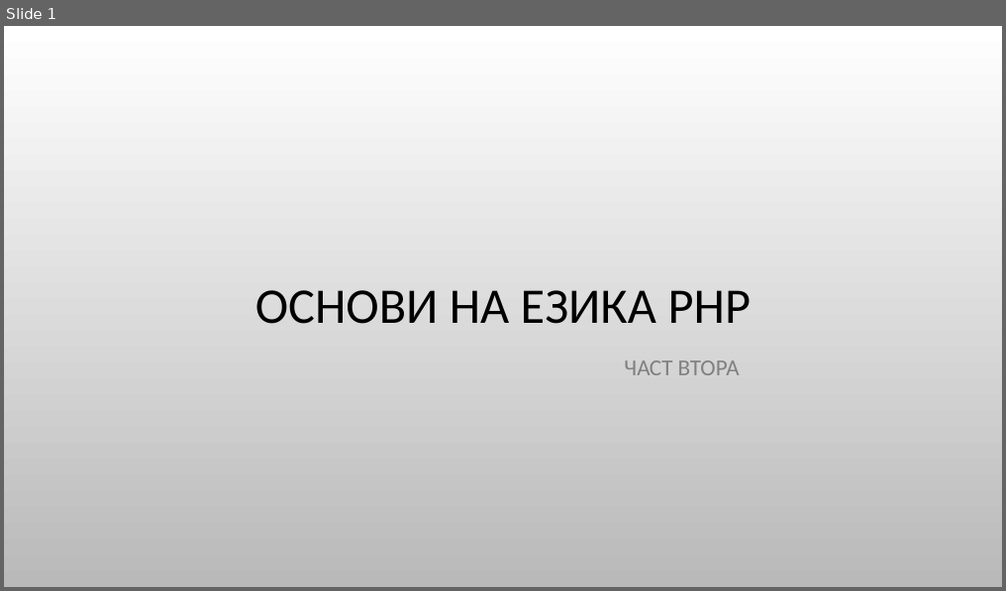
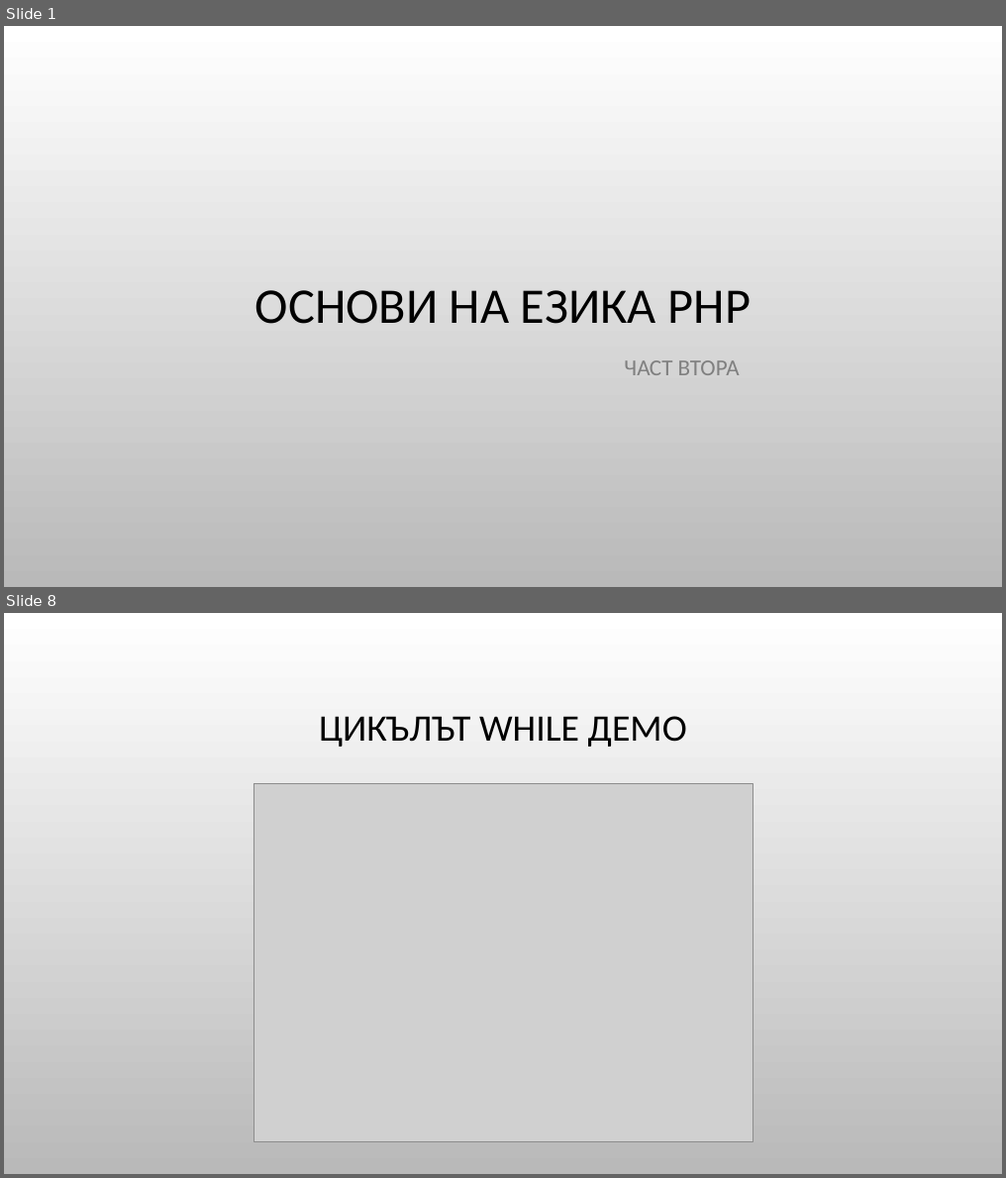
Before and after one commit to Bilyukov/php-mysql-course, a slide deck: 05.php-basics-2.pptx. Shown one above the other, each under a label of ours: slide 1 before the commit, slides 1 and 8 after it; the slides between them are not shown. The pictures are 1006x591 and 1006x1178 pixels, drawn with LibreOffice and Linux fonts; fonts in the diff are those of the drawing; grey boxes stand for pictures; background and template pictures are left out. Boxes give left, top, right and bottom in pixels: in the first picture for what was removed or moved away, otherwise in the second. Text is boxed around its words. In the diff, an @@ line names an element or a change of style, - is before the commit and + after.

```diff
--- a/05.php-basics-2.pptx
+++ b/05.php-basics-2.pptx
@@ slide 8 added at (4, 613, 1002, 1174), background picture (left out) @@
@@ title added at (319, 716, 687, 747), 36 pt, text #000000 @@
+ЦИКЪЛЪТ WHILE ДЕМО
@@ picture added at (253, 783, 752, 1142) @@
```
Also in this commit, not shown: 21 other slides added, 11 other files.
